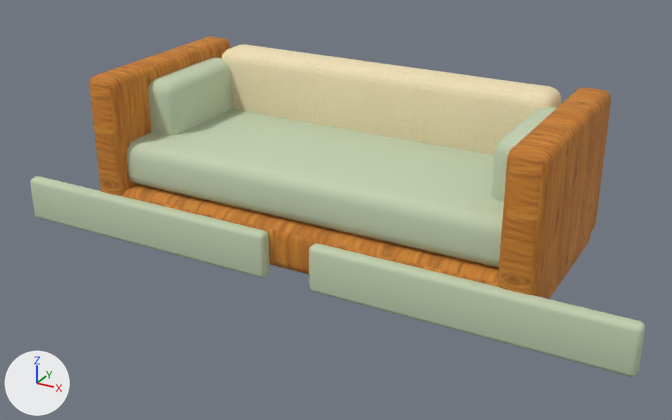
Two versions of the glTF model public/models/furniture/daybed.glb, one commit apart.
The view is the same before and after, from a camera (50 mm lens) standing at (1.76, -3.27, 1.93) and looking at (0.0, -0.06, 0.32). Arrows for +X, +Y and +Z are at lower left; the lights stay in place. The picture after the commit comes second. Vertices at exactly the same position are counted once.

Names of what the first picture shows: 'daybed'.
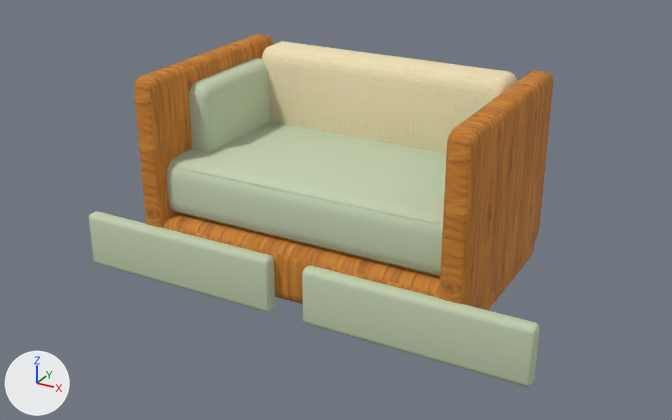
What differs and where, as boxes (x1, y1, x2, y2) in the pictures (672 x 420 px; the box of a moved part takes in the faces that stretch with it):
'daybed', reshaped, moved (25% narrower)
    before: (30, 36, 645, 377)
    after: (89, 34, 553, 387)
part 1 of me_cube_063, moved or reshaped
    before: (123, 184, 591, 299)
    after: (163, 212, 535, 310)
part 2 of me_cube_063, moved or reshaped
    before: (89, 36, 231, 196)
    after: (134, 34, 273, 228)
part 3 of me_cube_063, moved or reshaped
    before: (498, 87, 611, 298)
    after: (439, 70, 553, 308)
part 4 of me_cube_063, moved or reshaped
    before: (127, 109, 504, 268)
    after: (167, 122, 446, 276)
part 5 of me_cube_063, moved or reshaped
    before: (148, 57, 233, 135)
    after: (189, 58, 270, 151)
part 6 of me_cube_063, moved or reshaped (mostly hidden afterwards)
    before: (492, 107, 556, 202)
    after: (456, 97, 496, 127)
part 7 of me_cube_063, moved or reshaped
    before: (222, 44, 561, 155)
    after: (262, 41, 517, 153)
part 8 of me_cube_063, moved or reshaped
    before: (30, 176, 270, 278)
    after: (89, 211, 275, 313)
part 9 of me_cube_063, moved or reshaped
    before: (309, 243, 645, 377)
    after: (302, 265, 539, 387)
part 10 of me_cube_063, added
    after: (174, 99, 442, 275)

The change, as a diff of the scene's bpy script:
```diff
--- a/public/models/furniture/daybed.glb.py
+++ b/public/models/furniture/daybed.glb.py
@@ mat_tailored_tone_on_tone_stitch @@
+mat_tailored_tone_on_tone_stitch = principled_material('tailored-tone-on-tone-stitch')
+mat_tailored_tone_on_tone_stitch.base_color = (0.46, 0.49, 0.34)  # grey #b5ba9e
+mat_tailored_tone_on_tone_stitch.roughness = 0.99
@@ mat_ceramic_fitting_detail @@
+mat_ceramic_fitting_detail = principled_material('ceramic-fitting-detail')
+mat_ceramic_fitting_detail.base_color = (0.8, 0.81, 0.73)  # white #e7e8de
+mat_ceramic_fitting_detail.roughness = 0.55
@@ me_cube_063 @@
 # used by ob_daybed; location = (0.0, 0.0, 0.28)
-me_cube_063.from_pydata(...)  # 864 vertices, 1692 faces; spans x -1.37..1.37, y -0.48..0.44, z -0.13..0.59
+me_cube_063.from_pydata(...)  # 1644 vertices, 3196 faces; spans x -1.02..1.02, y -0.49..0.49, z 0.0..0.9
+# me_cube_063 part 1: the loose piece of 96 vertices spanning x -0.98..0.98, y -0.43..0.43, z -0.1..0.1 is scaled about its middle by (0.746, 1.06, 1.25), then moved by (0.0, 0.02, 0.16)
+# me_cube_063 part 2: the loose piece of 96 vertices spanning x -1.0..-0.85, y -0.44..0.44, z -0.03..0.59 is scaled about its middle by (0.746, 1.06, 1.25), then moved by (0.23, 0.02, 0.23)
+# me_cube_063 part 3: the loose piece of 96 vertices spanning x 0.85..1.0, y -0.44..0.44, z -0.03..0.59 is scaled about its middle by (0.746, 1.06, 1.25), then moved by (-0.23, 0.02, 0.23)
+# me_cube_063 part 4: the loose piece of 96 vertices spanning x -0.91..0.91, y -0.39..0.35, z 0.1..0.3 is scaled about its middle by (0.749, 1.06, 1.25), then moved by (0.0, 0.02, 0.21)
+# me_cube_063 part 5: the loose piece of 96 vertices spanning x -0.92..-0.72, y -0.22..0.32, z 0.21..0.53 is scaled about its middle by (0.749, 1.06, 1.25), then moved by (0.21, 0.02, 0.25)
+# me_cube_063 part 6: the loose piece of 96 vertices spanning x 0.72..0.92, y -0.22..0.32, z 0.21..0.53 is scaled about its middle by (0.749, 1.06, 1.25), then moved by (-0.21, 0.02, 0.25)
+# me_cube_063 part 7: the loose piece of 96 vertices spanning x -0.8..0.8, y 0.23..0.43, z 0.24..0.58 is scaled about its middle by (0.745, 1.06, 1.25), then moved by (0.0, 0.04, 0.26)
+# me_cube_063 part 8: the loose piece of 96 vertices spanning x -1.37..-0.1, y -0.48..-0.42, z -0.13..0.07 is scaled about its middle by (0.746, 1.06, 1.25), then moved by (0.19, -0.01, 0.15)
+# me_cube_063 part 9: the loose piece of 96 vertices spanning x 0.1..1.37, y -0.48..-0.42, z -0.13..0.07 is scaled about its middle by (0.746, 1.06, 1.25), then moved by (-0.19, -0.01, 0.15)
+# me_cube_063 part 10: 780 vertices added at x -0.68..0.68, y -0.39..0.39, z 0.29..0.77
 me_cube_063.materials.append(mat_wood_honey_textured)
@@ me_cube_063 @@
 me_cube_063.materials.append(mat_variant_surface)
+me_cube_063.materials.append(mat_tailored_tone_on_tone_stitch)  # grey #b5ba9e
+me_cube_063.materials.append(mat_ceramic_fitting_detail)  # white #e7e8de
@@ ob_daybed @@
 ob_daybed = bpy.data.objects.new('daybed', me_cube_063)
-ob_daybed.location = (0.0, 0.0, 0.28)
+ob_daybed.location = (0.0, 0.0, 0.0)
```
